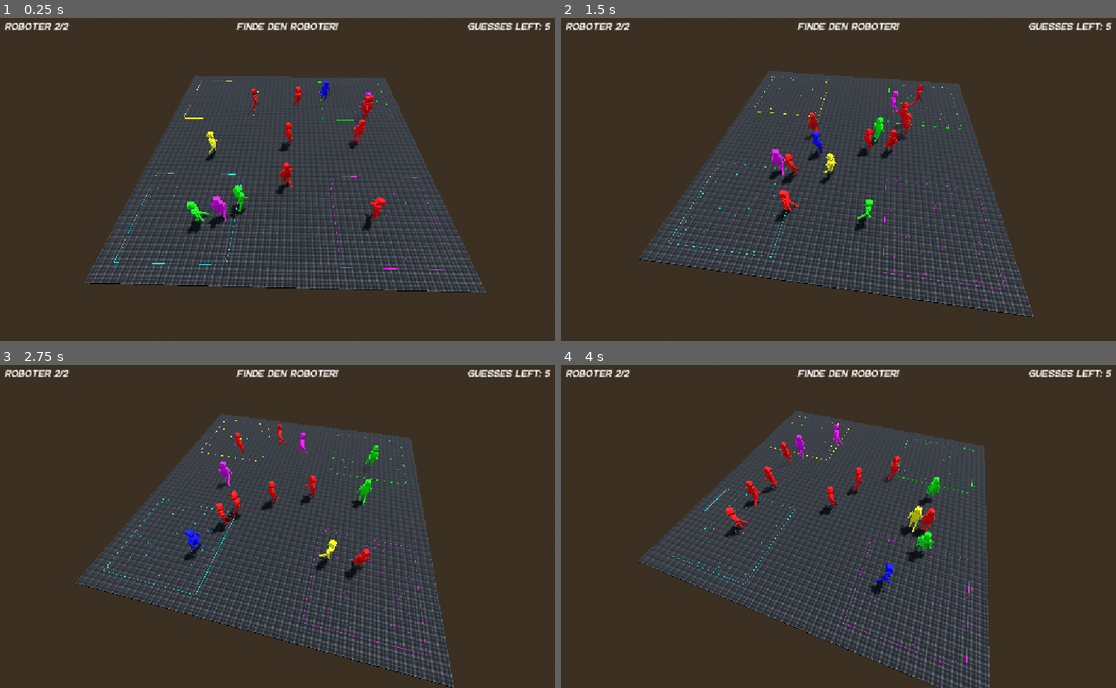
Above: before the commit, frames 1-4 (two rows, left to right).
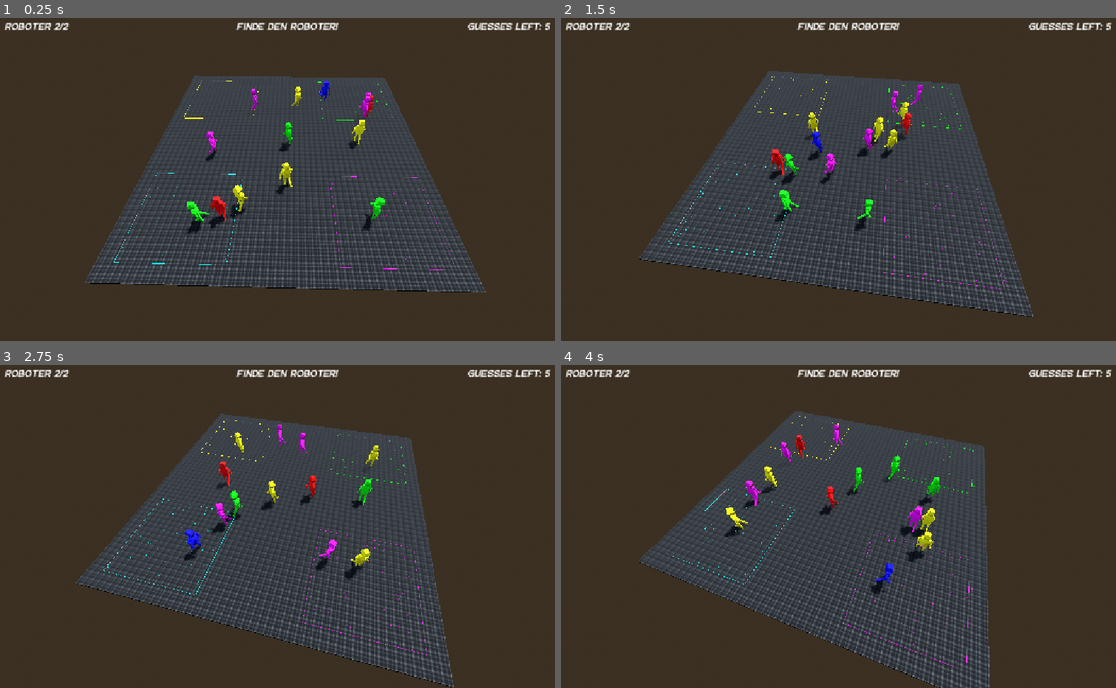
Above: after the commit, the same moments.

Repository: Argonbart/UberwachungsRame
Game: Godot game, scene res://content/level2/level2.tscn
Two runs of this game, one before a commit and one after it. Both use one fixed random seed, a clock stepped at 60 frames per second and the inputs below. This scene is started directly instead of the project's main scene.
Inputs (mouse positions are in pixels of both pictures, inside the frame that each line leads up to):
- Up to frame 1 (0.25 s): no input
- Up to frame 2 (1.5 s): move the mouse to (977, 156) at 0.52 s; click (977, 156) at 0.67 s; move the mouse to (727, 192) at 1.27 s; click (727, 192) at 1.42 s
- Up to frame 3 (2.75 s): move the mouse to (344, 448) at 2.02 s; click (344, 448) at 2.17 s
- Up to frame 4 (4 s): move the mouse to (816, 587) at 2.77 s; click (816, 587) at 2.92 s; move the mouse to (1027, 571) at 3.52 s; click (1027, 571) at 3.67 s

The runs differ from the first frame. In frame 1, 0.8% of the frame differs, in the area x 37-70%, y 21-64%; in frame 2, 0.7%; in frame 3, 0.6%; in frame 4, 0.8%, in the area x 29-68%, y 21-58%.

Commit message:
Fixed color bug in level 2 (same color type should follow same path)

Diff:
--- a/playground/content/level1/scripts/input_controller_level1.gd
+++ b/playground/content/level1/scripts/input_controller_level1.gd
@@ -18,6 +18,7 @@
 		# cleared level
 		if level1_finished:
 			SceneSwitcher.switch_scene(SceneSwitcher.Scene.LEVEL2)
+			Globals.shuffle_colors()
 			return
 
 		# failed level
--- a/playground/content/level2/scripts/input_controller_level2.gd
+++ b/playground/content/level2/scripts/input_controller_level2.gd
@@ -27,6 +27,7 @@
 		# failed level
 		if level2_lost:
 			SceneSwitcher.switch_scene(SceneSwitcher.Scene.LEVEL2)
+			Globals.shuffle_colors()
 			return
 
 		# click npc
--- a/playground/content/level2/scripts/npc_level2.gd
+++ b/playground/content/level2/scripts/npc_level2.gd
@@ -41,9 +41,6 @@
 
 func _ready():
 
-	# randomize colors
-	Globals.shuffle_colors()
-
 	# randomize npc speed
 	npc_speed = npc_speed * randf_range(0.5, 2.0)
 
@@ -160,7 +157,7 @@
 	# set random todos if robot
 	if npc_type == NPCType.ROBOT:
 		var todos_color_random: Array[AreaType] = []
-		for i in range(10):
+		for i in range(100):
 			todos_color_random.append(randi_range(0, AreaType.size()-1))
 		target_position = get_next_color_point(todos_color_random[next_target_idx])
 		todos = todos_color_random
--- a/playground/content/on_start/scripts/scene_switcher.gd
+++ b/playground/content/on_start/scripts/scene_switcher.gd
@@ -12,7 +12,7 @@
 	Scene.MENU: "res://content/on_start/scenes/startscreen.tscn",
 	Scene.LEVEL1: "res://content/level1/level1.tscn",
 	Scene.LEVEL2: "res://content/level2/level2.tscn",
-	Scene.END: "res://content/general/scenes/winscreen.tscn",
+	Scene.END: "res://content/on_end/scenes/winscreen.tscn",
 }
 
 var current_scene = null
--- a/playground/project.godot
+++ b/playground/project.godot
@@ -22,6 +22,7 @@
 
 [display]
 
+window/size/mode=4
 window/stretch/mode="canvas_items"
 
 [global_group]
Renamed: playground/content/all_levels/scenes/winscreen.tscn -> playground/content/on_end/scenes/winscreen.tscn
